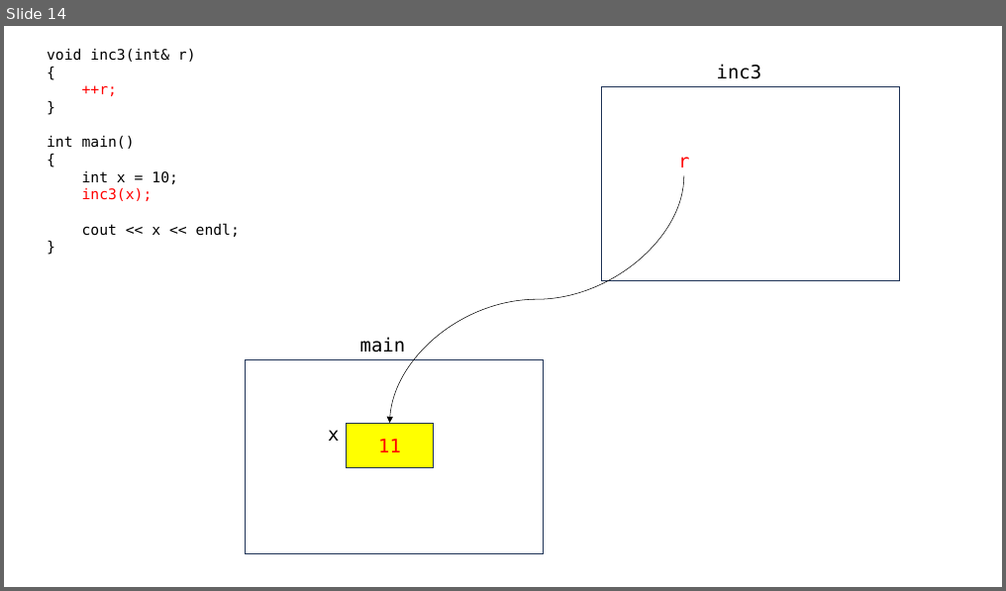
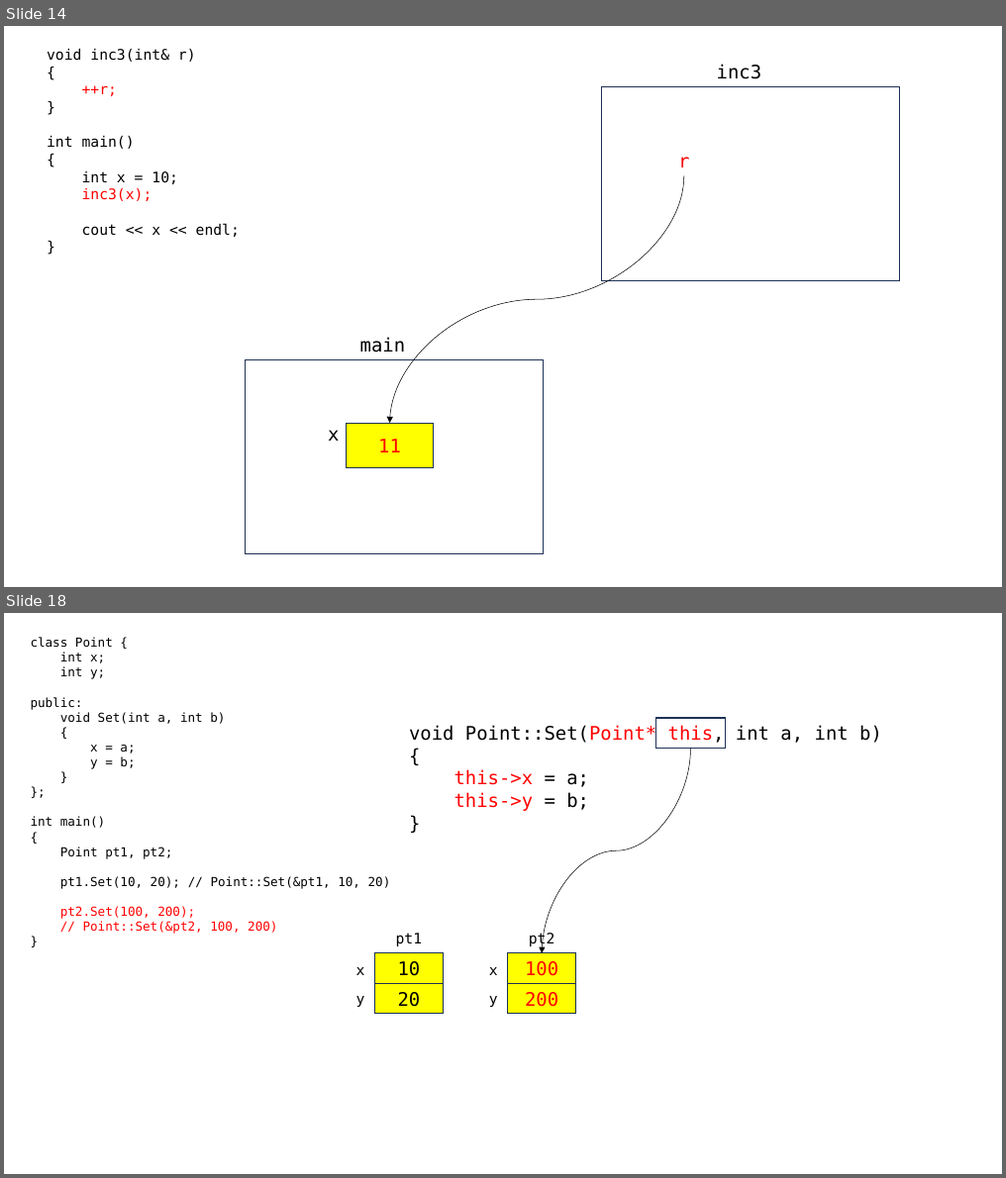
Before and after one commit to 72nkyung/hyundai_230807, a slide deck: hyundai_230807.pptx. Shown one above the other, each under a label of ours: slide 14 before the commit, slides 14 and 18 after it; the slides between them are not shown. The pictures are 1006x591 and 1006x1178 pixels, drawn with LibreOffice and Linux fonts; fonts in the diff are those of the drawing. Boxes give left, top, right and bottom in pixels: in the first picture for what was removed or moved away, otherwise in the second. Text is boxed around its words. In the diff, an @@ line names an element or a change of style, - is before the commit and + after.

```diff
--- a/hyundai_230807.pptx
+++ b/hyundai_230807.pptx
@@ slide 18 added at bbox=[4, 613, 1002, 1174], background #FFFFFF @@
@@ text added at bbox=[31, 637, 391, 934], 12 pt, text #000000 @@
+class Point {
+int x;
+int y;
+public:
+void Set(int a, int b)
+{
+x = a;
+y = b;
+}
+};
+int main()
+{
+Point pt1, pt2;
+pt1.Set(10, 20); // Point::Set(&pt1, 10, 20)
+pt2.Set(100, 200);
+// Point::Set(&pt2, 100, 200)
+}
@@ text added at bbox=[409, 725, 882, 811], 18 pt, text #000000 @@
+void Point::Set(Point* this, int a, int b)
+{
+this->x = a;
+this->y = b;
+}
@@ rectangle added at bbox=[656, 718, 725, 748], outline #1E3256 1 pt @@
@@ curved arrow added from (690, 749) to (542, 954), #000000 0.5 pt @@
@@ text added at bbox=[396, 933, 423, 947], 14 pt, text #000000 @@
+pt1
@@ text added at bbox=[529, 932, 555, 948], 14 pt, text #000000 @@
+pt2
@@ text added at bbox=[356, 967, 365, 975], 14 pt, text #000000 @@
+x
@@ rectangle added at bbox=[374, 954, 444, 983], fill #FFFF00, outline #1E3256 1 pt, 18 pt, text #000000 @@
+10
@@ text added at bbox=[489, 967, 498, 975], 14 pt, text #000000 @@
+x
@@ rectangle added at bbox=[508, 954, 576, 983], fill #FFFF00, outline #1E3256 1 pt, 18 pt, text #FF0000 @@
+100
@@ text added at bbox=[356, 996, 365, 1007], 14 pt, text #000000 @@
+y
@@ rectangle added at bbox=[374, 983, 444, 1014], fill #FFFF00, outline #1E3256 1 pt, 18 pt, text #000000 @@
+20
@@ text added at bbox=[489, 996, 498, 1007], 14 pt, text #000000 @@
+y
@@ rectangle added at bbox=[508, 983, 576, 1014], fill #FFFF00, outline #1E3256 1 pt, 18 pt, text #FF0000 @@
+200
```
Also in this commit, not shown: 3 other slides added, 1 other file.
